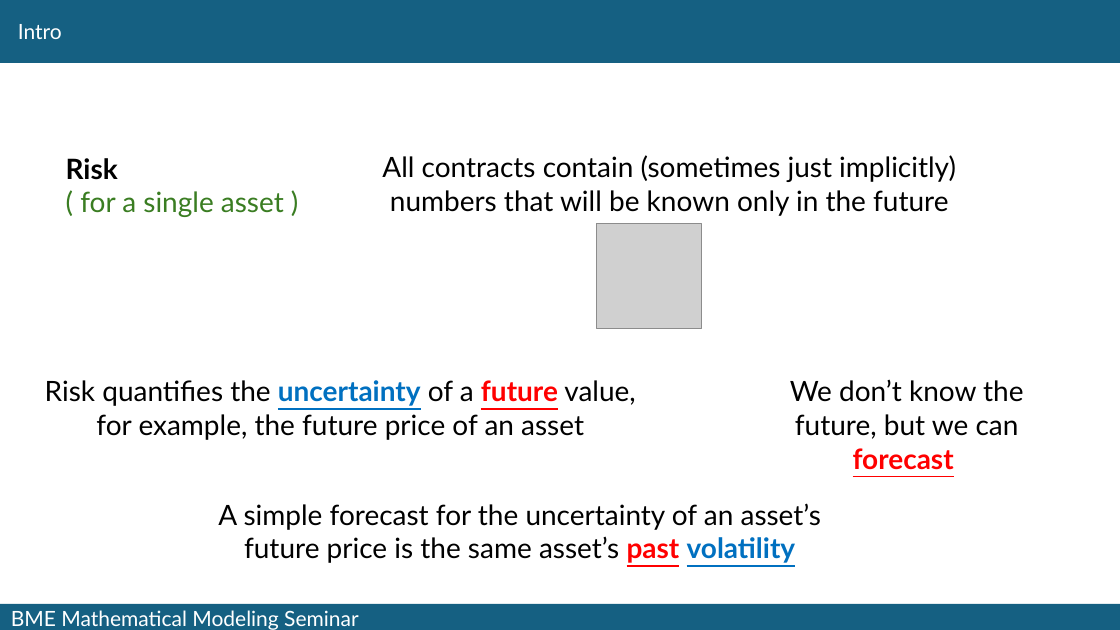
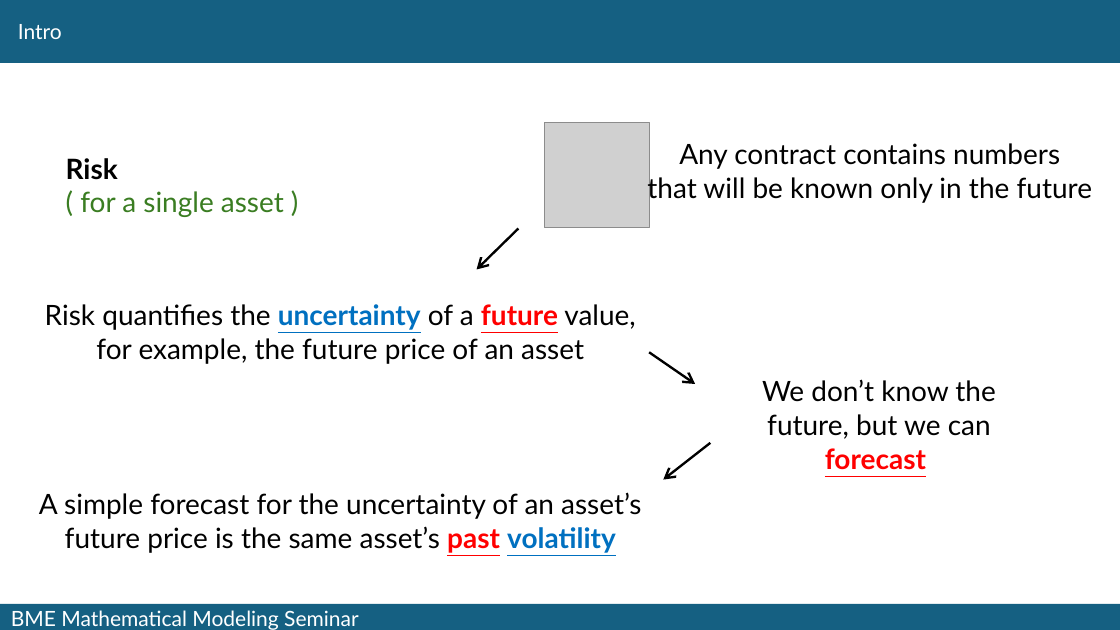
Before and after one commit to fij/btup, a slide deck: slide 8 of MMS_2024_09_10/Farkas_2024_09_10.pptx (slide 7 before the commit). Drawn at 1120x630 pixels with LibreOffice and Linux fonts; fonts in the diff are those of the drawing; grey boxes stand for pictures. Boxes give left, top, right and bottom in pixels: in the first picture for what was removed or moved away, otherwise in the second. Text is boxed around its words. In the diff, an @@ line names an element or a change of style, - is before the commit and + after.

Commit message:
updated until Risk slide

```diff
--- a/MMS_2024_09_10/Farkas_2024_09_10.pptx
+++ b/MMS_2024_09_10/Farkas_2024_09_10.pptx
@@ picture: place and size @@
-picture at <box>597,223,702,329</box>
+picture at <box>544,123,649,228</box>
@@ text at <box>647,143,1092,204</box>: text changed @@
-All contracts contain (sometimes just implicitly) numbers that will be known only in the future
+Any contract contains numbers
+that will be known only in the future
@@ arrow added from (518, 229) to (476, 270), #000000 2 pt @@
@@ text "Risk quantifies the uncertainty of ...": place and size @@
-text "Risk quantifies the uncertainty of ..." at <box>45,380,635,440</box>
+text "Risk quantifies the uncertainty of ..." at <box>45,304,635,364</box>
@@ arrow added from (649, 352) to (696, 384), #000000 2 pt @@
@@ text "We don’t know the future, ...": place and size @@
-text "We don’t know the future, ..." at <box>790,379,1023,439</box>
+text "We don’t know the future, ..." at <box>762,379,995,439</box>
@@ arrow added from (711, 443) to (664, 480), #000000 2 pt @@
@@ text "A simple forecast for the ...": place and size @@
-text "A simple forecast for the ..." at <box>218,503,821,563</box>
+text "A simple forecast for the ..." at <box>39,492,641,553</box>
```
Also in this commit, not shown: 4 other slides changed, 1 slide added, 3 slides removed.
